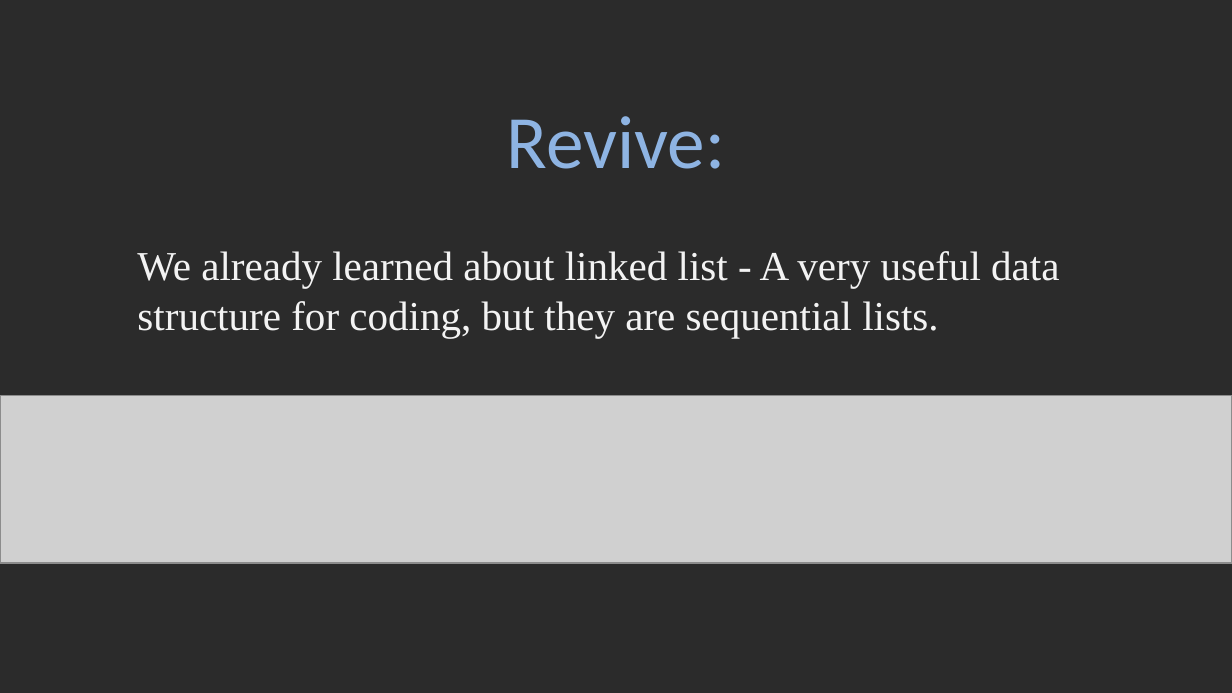
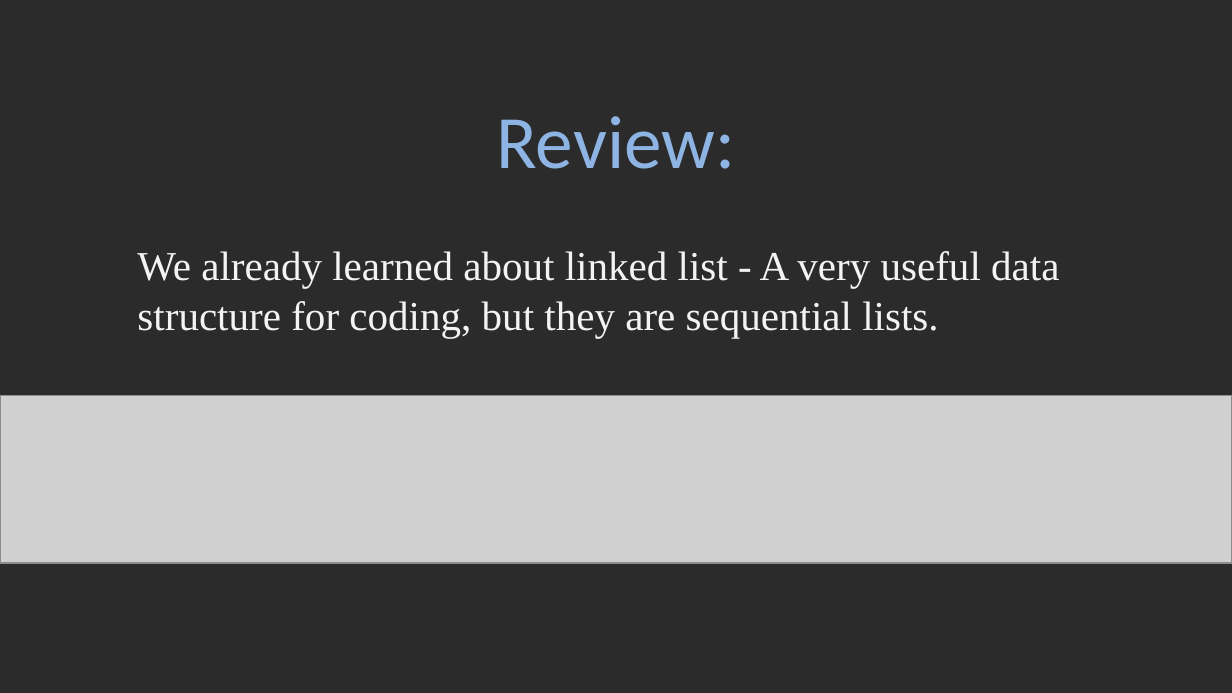
Before and after one commit to viettungvuong/Seminar, a slide deck: slide 3 of Seminar.pptx. Drawn at 1232x693 pixels with LibreOffice and Linux fonts; fonts in the diff are those of the drawing; grey boxes stand for pictures; background and template pictures are left out; a plain dark background stands for a picture behind light text. Boxes give left, top, right and bottom in pixels: in the first picture for what was removed or moved away, otherwise in the second. Text is boxed around its words. In the diff, an @@ line names an element or a change of style, - is before the commit and + after.

Commit message:
ppt

```diff
--- a/Seminar.pptx
+++ b/Seminar.pptx
@@ title at <box>496,116,735,169</box>: text changed @@
-Revive:
+Review:
```
Also in this commit, not shown: 1 other slide changed, 1 other file.
